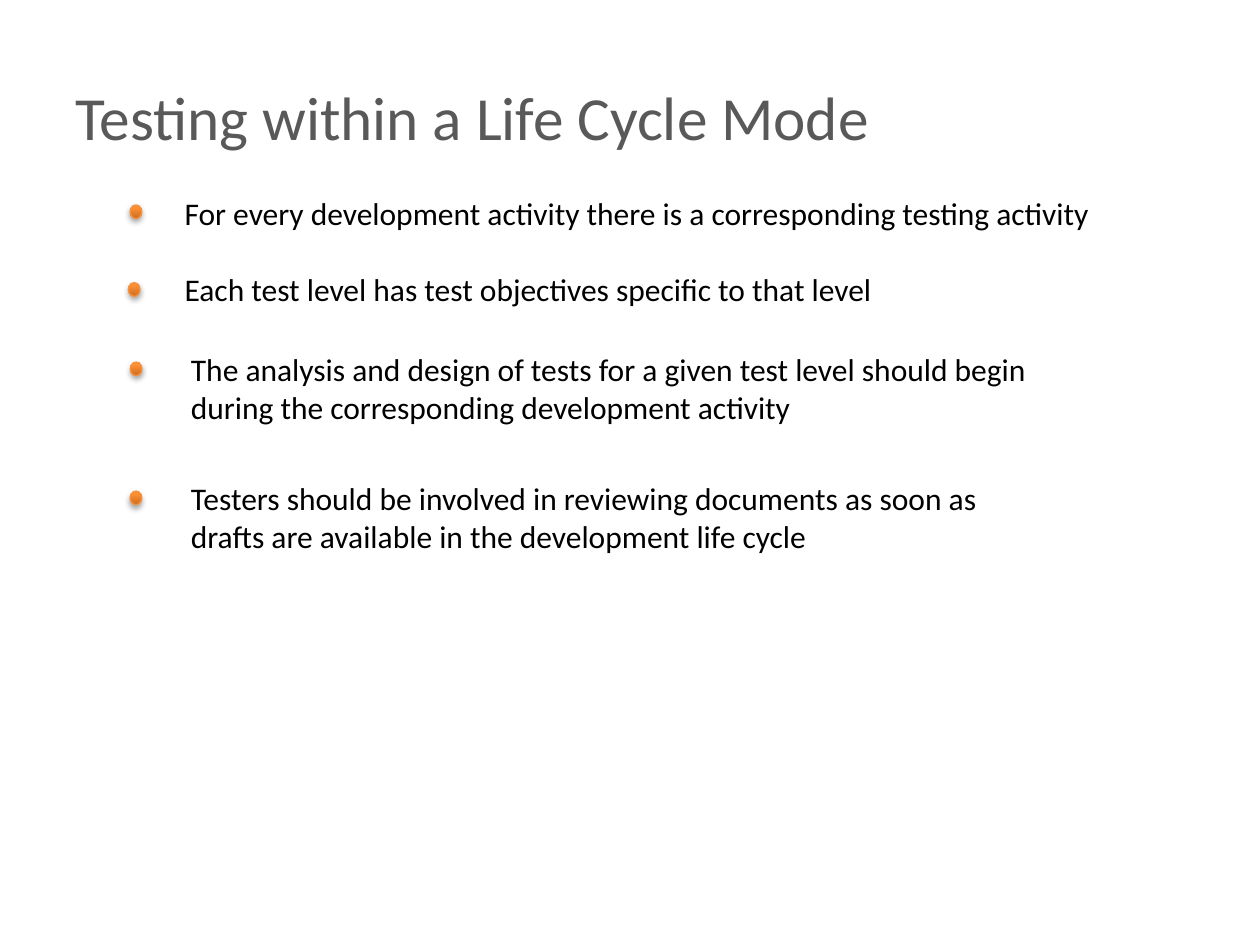
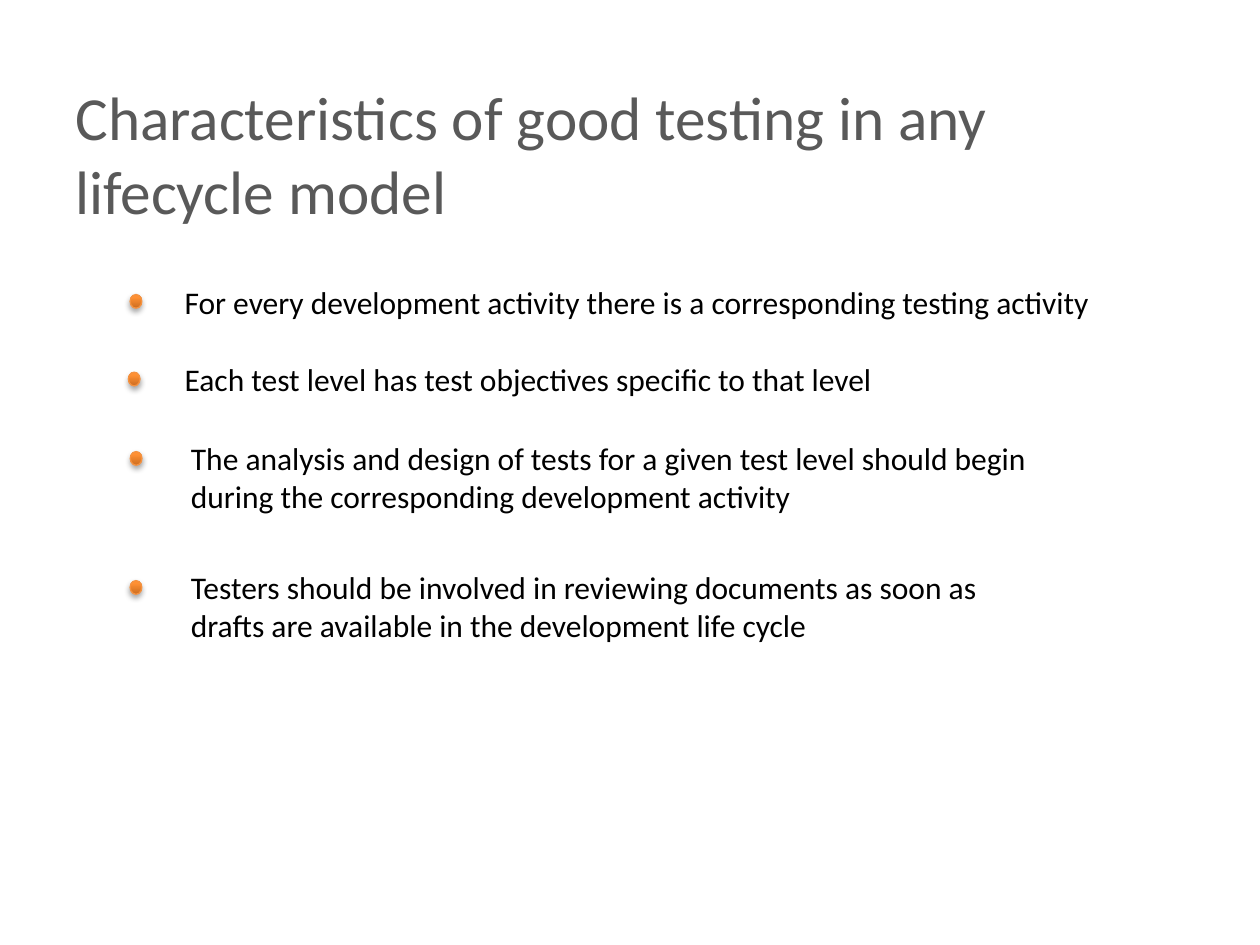
Before and after one commit to BigRacer/swtesting, a slide deck: slide 7 of inna/Занятие 2.pptx (slide 8 before the commit). Drawn at 1260x945 pixels with LibreOffice and Linux fonts; fonts in the diff are those of the drawing; background and template pictures are left out. Boxes give left, top, right and bottom in pixels: in the first picture for what was removed or moved away, otherwise in the second. Text is boxed around its words. In the diff, an @@ line names an element or a change of style, - is before the commit and + after.

```diff
--- a/inna/Занятие 2.pptx
+++ b/inna/Занятие 2.pptx
@@ text at [75, 97, 986, 224]: text changed @@
-Testing within a Life Cycle Mode
+Characteristics of good testing in any lifecycle model
@@ 4 texts, 4 ellipses: place and size @@
-4 texts, 4 ellipses at [129, 203, 1088, 553]
+4 texts, 4 ellipses at [129, 292, 1088, 642]
```
Also in this commit, not shown: 7 other slides changed, 2 slides added, 1 slide removed, 2 other files.
